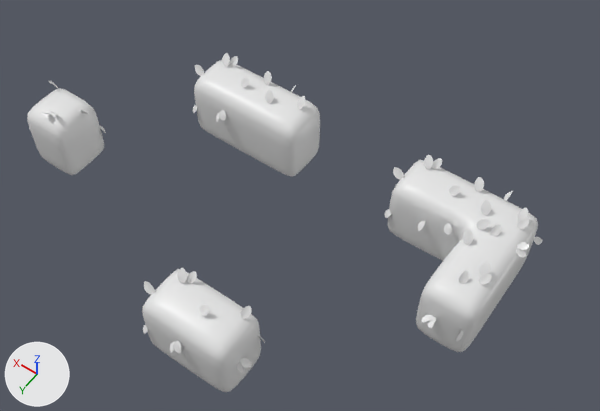
What one commit did to the FBX model Assets/FBX/level1_1_block.fbx.
Before and after are seen from a 50 mm lens placed at (-1.51, 0.73, 3.86), pointed at (0.16, -1.61, 0.18). Lighting does not change. The marker at lower left points along +X, +Y and +Z. Objects named as collision shapes, trigger or cutter boxes, shadow casters or lower levels of detail are left out. Where no turn or scale is listed for an object, it has been applied to the vertices.

The first picture shows 'Bush_1x', 'Bush_2x', 'Bush_3x', 'Bush_5x'.
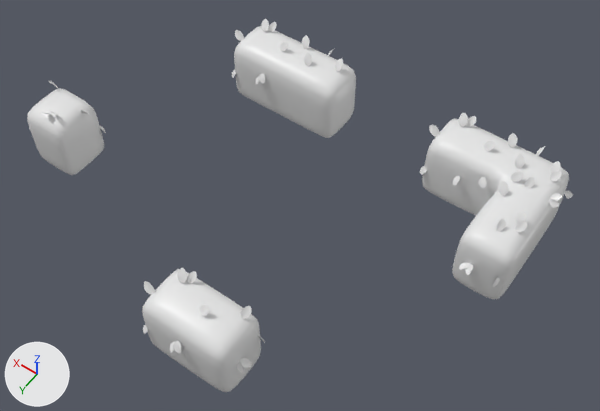
The change, as a list of edits to the scene's bpy script:
```text
Change ob_bush_3x:
    ob_bush_3x.location: (0.551, -1.778, 0.0) -> (0.551, -2.168, 0.0)
Change ob_bush_5x:
    ob_bush_5x.location: (-0.854, -1.778, 0.0) -> (-0.854, -2.168, 0.0)
```

Pixel boxes [x1, y1, x2, y2] of what changed, in the pictures (600 x 411 px):
'Bush_5x', moved: before [385, 155, 543, 352]; after [420, 113, 573, 299]
'Bush_3x', moved: before [193, 53, 320, 177]; after [232, 19, 356, 138]
